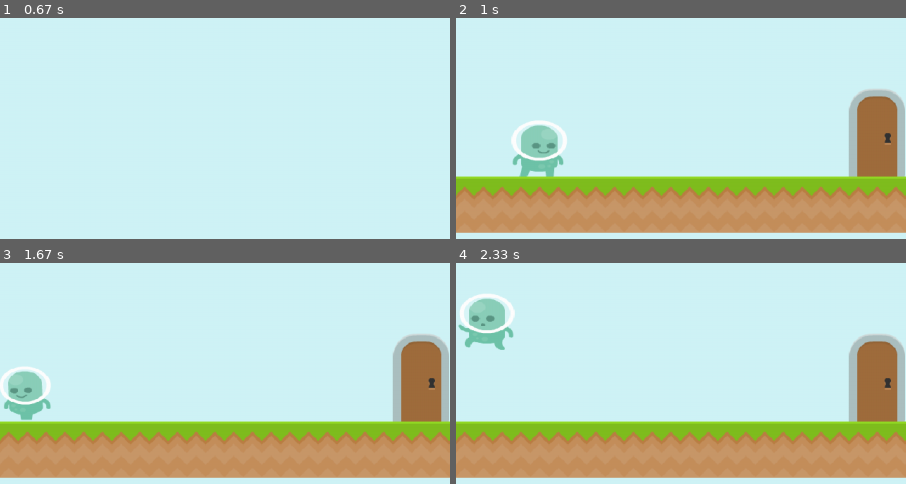
Above: before the commit, frames 1-4 (two rows, left to right).
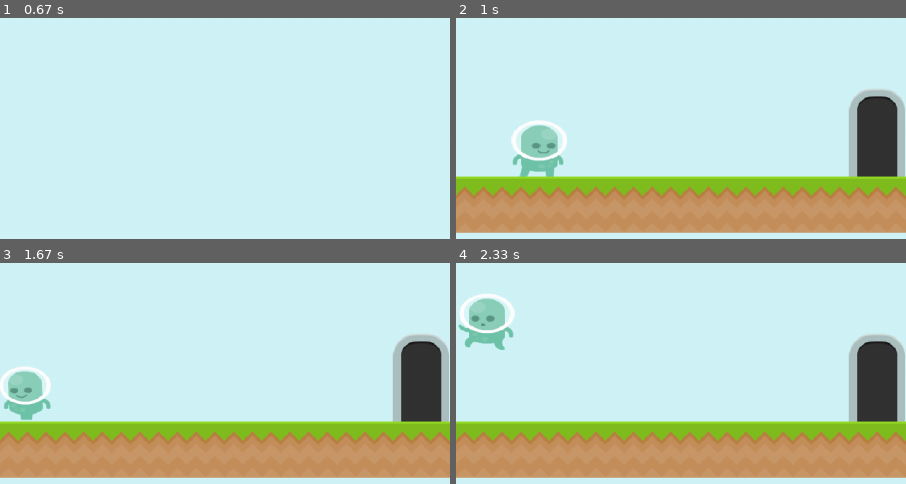
Above: after the commit, the same moments.

Repository: coinmoles/pygame-jam
Game: pygame game, started from main.py
Same seed, same stepped clock (60 frames per second), same inputs: the game is played once before the commit and once after it.
Inputs:
- Up to frame 1 (0.67 s): hold Up from 0.33 s (still down)
- Up to frame 2 (1 s): release Up at 0.8 s; tap Enter at 0.83 s
- Up to frame 3 (1.67 s): hold Enter 1.17-1.57 s; hold Left 1.17-1.57 s; hold Left from 1.6 s (still down)
- Up to frame 4 (2.33 s): tap Space at 1.67, 1.97, 2.1 s; release Left at 2 s; hold Right from 2.03 s (still down)
The pictures show only the part of the screen within x 0-50%, y 50-100%; the shares and areas given below are measured in that part.

Frame 1 is identical in both runs. In frame 2, 3.2% of the frame differs, in the area x 89-99%, y 35-72%; in frame 3, 3.2%; in frame 4, 3.2%.

Commit message:
Added locked doors

Diff:
--- a/Entity/BackgroundObject/DoorTop.py
+++ b/Entity/BackgroundObject/DoorTop.py
@@ -4,5 +4,8 @@
 
 
 class DoorTop(BackgroundObject):
-    def __init__(self, pos: Vector2):
-        super().__init__(pos, ["door_closedTop"], 1)
+    def __init__(self, pos: Vector2, locked: bool):
+        if locked:
+            super().__init__(pos, ["door_closedTop"], 1)
+        else:
+            super().__init__(pos, ["door_openTop"], 1)
--- a/Entity/Door.py
+++ b/Entity/Door.py
@@ -1,14 +1,19 @@
+from xmlrpc.client import Boolean
 from pygame import Vector2
 from Entity.Entity import Entity
 
 
 class Door(Entity):
-    def __init__(self, pos: Vector2, _id: int):
-        super().__init__(pos, ["door_closedMid"], 1)
+    def __init__(self, pos: Vector2, _id: int, locked: bool):
+        if locked:
+            super().__init__(pos, ["door_closedMid"], 1)
+        else:
+            super().__init__(pos, ["door_openMid"], 1)
 
         self.passable = True
         self.collide_check = True
         self.id = _id
+        self.locked = locked
 
     def collide_player(self, player, side):
         super().collide_player(player, side)
--- a/Scene/ChapterScene.py
+++ b/Scene/ChapterScene.py
@@ -1,5 +1,6 @@
 from re import S
 from typing import Tuple
+from Entity.Door import Door
 from Scene.GameScene import GameScene
 from SceneData.parse_menu import parse_menu
 import pygame as pg
@@ -9,7 +10,7 @@
 class ChapterScene(GameScene):
     def __init__(self, stage: str, _id: Tuple[int, int]):
         super().__init__(stage, _id)
-        self.stage = parse_menu(stage)
+        self.stage = parse_menu(stage, _id[0])
         self.set_stage()
         self.music_path = "assets/sound/music/WorldmapTheme.mp3"
 
@@ -21,14 +22,18 @@
         super().handle_event(event)
 
     def open_door(self):
-        hits = pg.sprite.spritecollide(self.player, self.collidables, False)
+        hits = list(filter(lambda hit: isinstance(hit, Door), pg.sprite.spritecollide(self.player, self.collidables, False)))
 
         if len(hits) == 0:
             return
 
+        entity = hits[0]
+
+        if entity.locked:
+            return
+
         self.player.active = False
 
-        entity = hits[0]
         if self.id[0] == 0:
             pg.event.post(pg.event.Event(CHANGE_SCENE, next_scene_id=(entity.id, 0)))
         else:
--- a/Scene/StageScene.py
+++ b/Scene/StageScene.py
@@ -1,3 +1,4 @@
+from pickle import GLOBAL
 from typing import Tuple
 import pygame as pg
 from pygame.math import Vector2
@@ -33,6 +34,7 @@
         self.player.vel = Vector2(0, 0)
         self.player.acc = Vector2(0, 0)
         self.player.set_animation("walk")
+        GLOBALS.clear_stage(self.id)
         pg.time.set_timer(pg.event.Event(PLAY_SFX, sfx="WinJazzGuitar"), 1000, 1)
         pg.time.set_timer(PLAYER_JUMP, 2500, 1)
         pg.time.set_timer(pg.event.Event(CHANGE_SCENE, next_scene_id=(self.id[0], 0)), 3000, 1)
--- a/SceneData/chapter1/stage1_1.py
+++ b/SceneData/chapter1/stage1_1.py
@@ -1,7 +1,7 @@
 stage1_1 = """
 .......................................................
 .......................................................
-.....................................%.#.$.............
+.....................................#.$.%.............
 ..!.............@......................................
 .......................................................
 .......................................................
--- a/SceneData/parse_menu.py
+++ b/SceneData/parse_menu.py
@@ -18,7 +18,7 @@
 }
 
 
-def parse_menu(s: str) -> Callable[[], Tuple[pg.sprite.Group, pg.Rect, Tuple[int, int]]]:
+def parse_menu(s: str, cur_id: int) -> Callable[[], Tuple[pg.sprite.Group, pg.Rect, Tuple[int, int]]]:
     m = [list(l) for l in s.strip().split('\n')]
 
     assert len(m) > 0
@@ -46,10 +46,18 @@
                 player_spawn = position
 
             if m[i][j] in ["0", "1", "2", "3", "4", "5", "6", "7", "8", "9"]:
+                locked = True
+                if cur_id == 0:
+                    if int(m[i][j]) == 1 or (int(m[i][j]) - 1, 0) in GLOBALS.cleared_stages:
+                        locked = False
+                else:
+                    if int(m[i][j]) == 1 or (cur_id, int(m[i][j]) - 1) in GLOBALS.cleared_stages:
+                        locked = False
+
                 if i - 1 >= 0 and m[i-1][j] != m[i][j]:
-                    entities.add(DoorTop(position))
+                    entities.add(DoorTop(position, locked))
                 else:
-                    entities.add(Door(position, int(m[i][j])))
+                    entities.add(Door(position, int(m[i][j]), locked))
 
     def stage():
         return entities, stage_rect, player_spawn
--- a/globals.py
+++ b/globals.py
@@ -1,4 +1,5 @@
-from typing import Union
+from this import d
+from typing import Set, Tuple, Union
 import pygame as pg
 from typing import Dict
 import os
@@ -12,12 +13,16 @@
         self.images: Dict[str, pg.Surface] = {}
         self.image_rect: Dict[str, pg.Rect] = {}
         self.sfx_dict: Dict[str, pg.mixer.Sound] = {}
+        self.cleared_stages: Set[Tuple[int, int]] = set()
 
     def set_screen(self, screen: pg.Surface):
         self.screen = screen
 
     def reset_timer(self):
         self.timer = 0
+
+    def clear_stage(self, stage_id: Tuple[int, int]):
+        self.cleared_stages.add(stage_id)
 
     def load_images(self):
         path = './assets/images'
Binary file added: assets/images/tiles/door_openMid.png
Binary file added: assets/images/tiles/door_openTop.png
